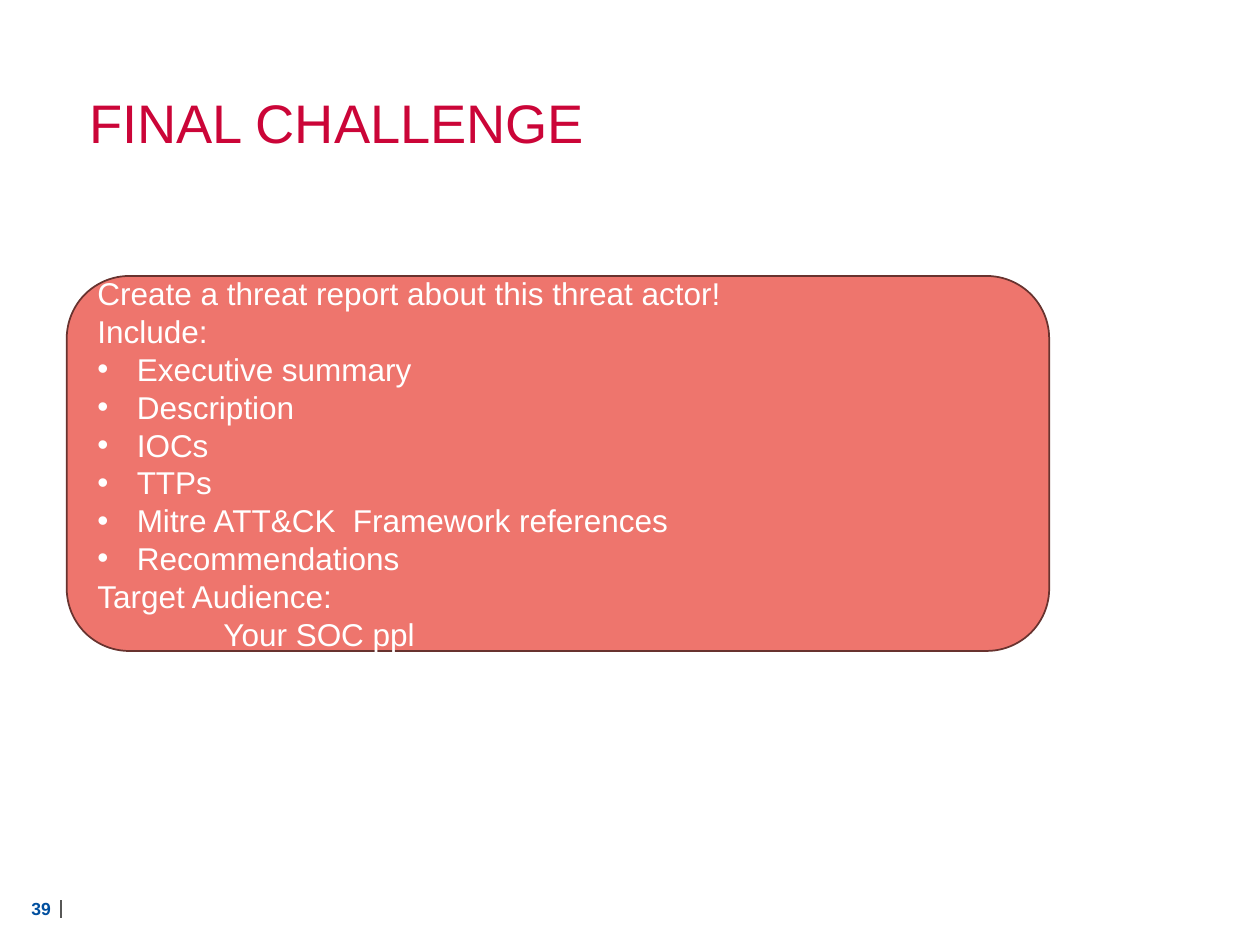
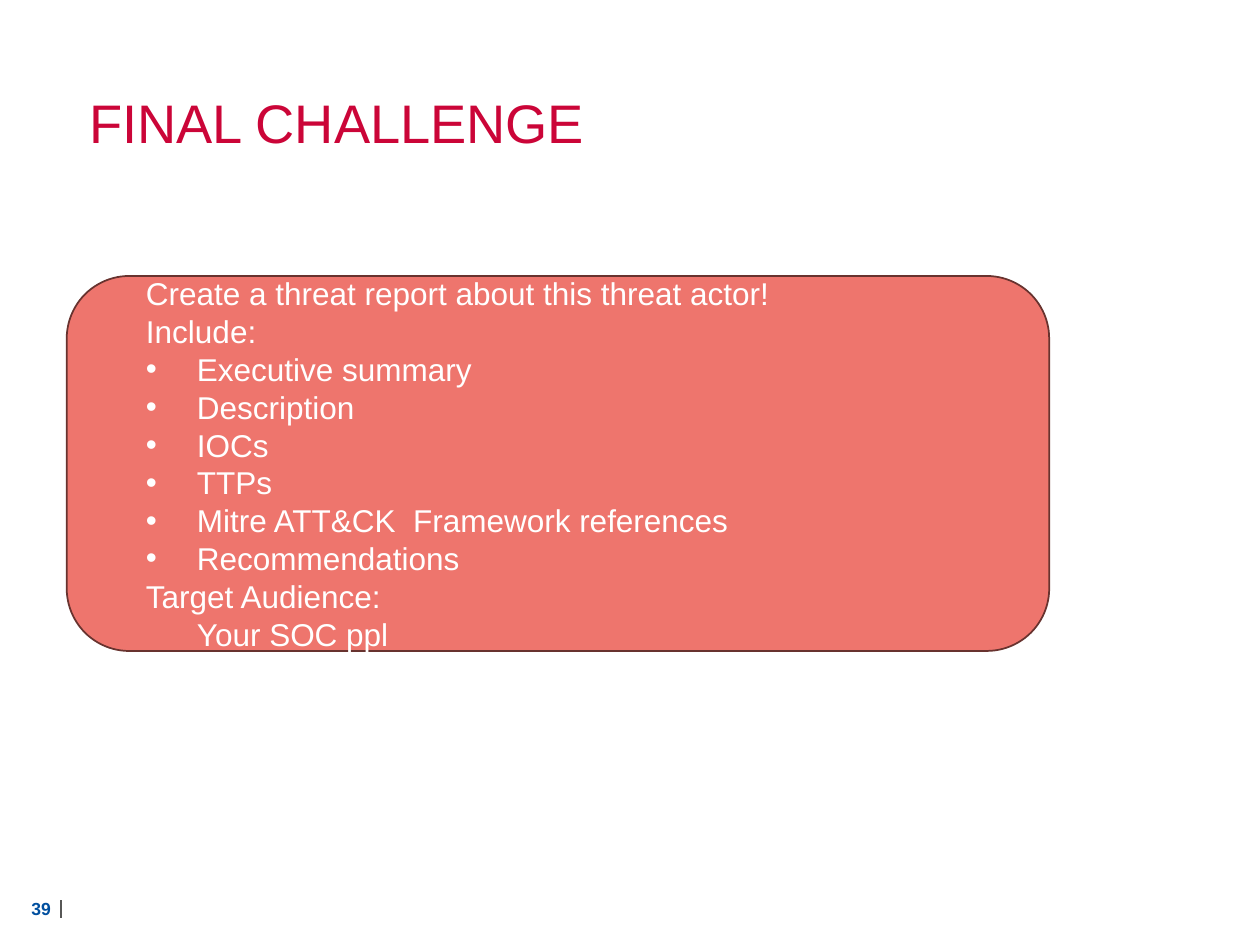
Before and after one commit to Lensver65/ESDC-BP, a slide deck: slide 39 of Cyber exercise.pptx. Drawn at 1260x945 pixels with LibreOffice and Linux fonts; fonts in the diff are those of the drawing; background and template pictures are left out. Boxes give left, top, right and bottom in pixels: in the first picture for what was removed or moved away, otherwise in the second. Text is boxed around its words. In the diff, an @@ line names an element or a change of style, - is before the commit and + after.

```diff
--- a/Cyber exercise.pptx
+++ b/Cyber exercise.pptx
@@ rounded rectangle "Create a threat report about ..." at bbox=[67, 276, 1050, 651]: indent changed @@
```
Also in this commit, not shown: 1 other slide changed, 1 slide added.
